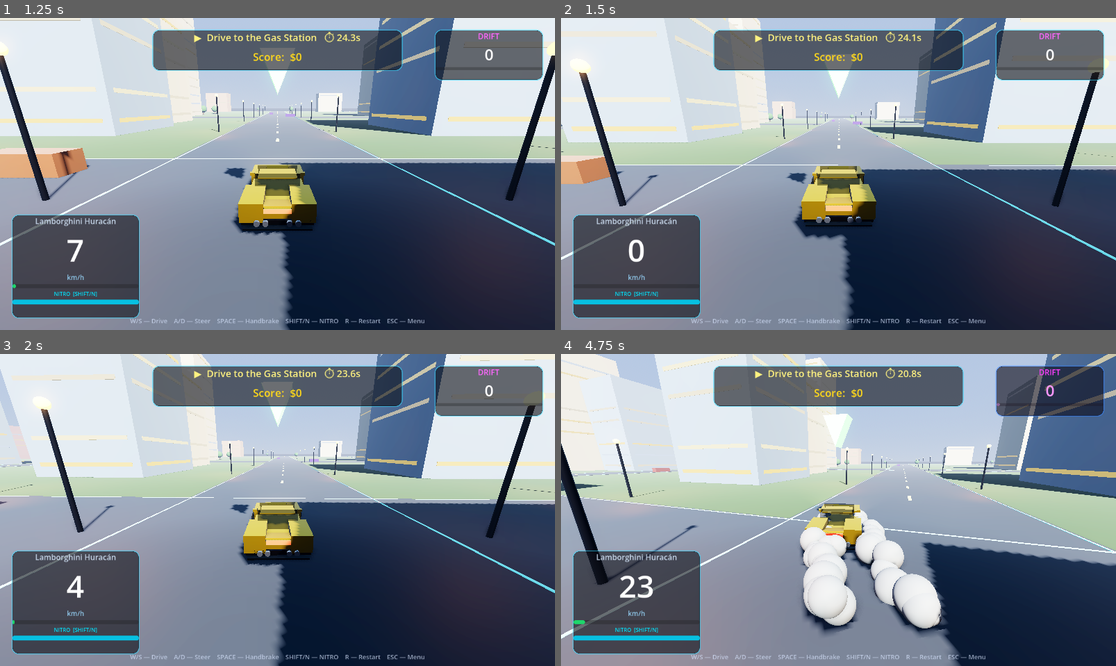
Above: before the commit, frames 1-4 (two rows, left to right).
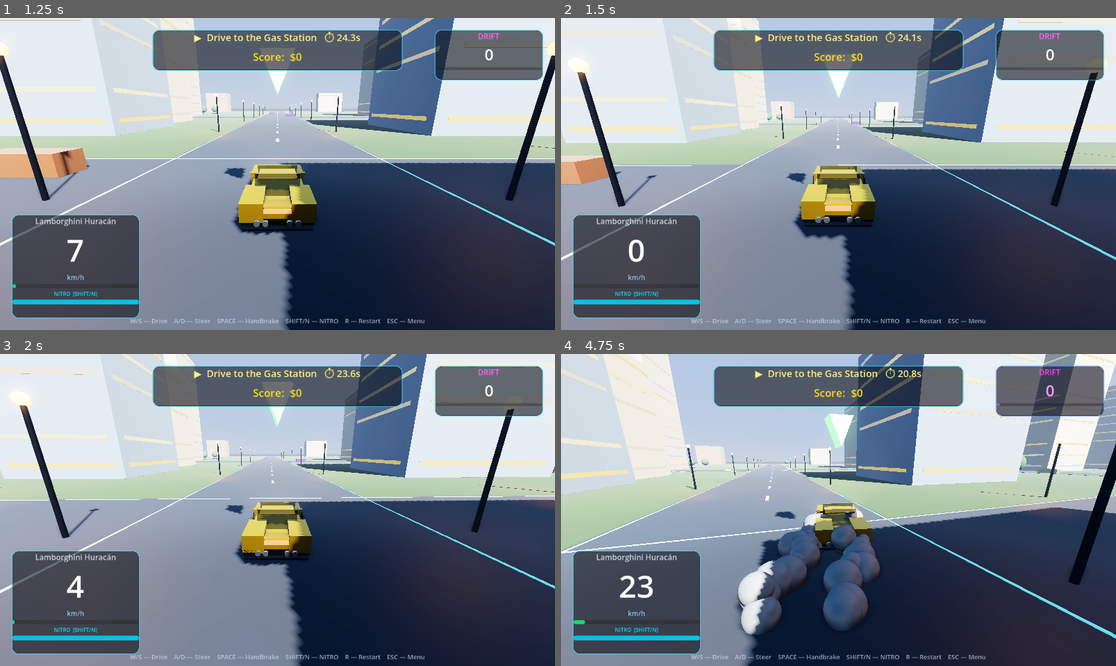
Above: after the commit, the same moments.

Repository: Raresney/games
Game: Godot game, scene res://scenes/main_menu.tscn
Same seed, same stepped clock (60 frames per second), same inputs: the game is played once before the commit and once after it.
Inputs:
- Up to frame 1 (1.25 s): click "▶ PLAY" at 0.5 s
- Up to frame 2 (1.5 s): tap Enter at 1.25 s; hold D (steer_right) from 1.28 s (still down); hold Shift (nitro) from 1.28 s (still down)
- Up to frame 3 (2 s): keep holding D (steer_right); keep holding Shift (nitro)
- Up to frame 4 (4.75 s): release D (steer_right) at 2.03 s; release Shift (nitro) at 2.03 s; hold S (brake) 2.03-2.78 s; tap Enter at 2.1, 3.6 s; hold D (steer_right) 2.78-3.53 s; hold Shift (nitro) 2.78-3.53 s; hold W (accelerate) 3.53-4.28 s; hold A (steer_left) from 4.28 s (still down); hold Shift (nitro) from 4.28 s (still down)

Frame 1 is identical in both runs. In frame 2, 2.2% of the frame differs, in the area x 0-100%, y 0-98%; in frame 3, 13%; in frame 4, 59%, in the area x 0-100%, y 0-100%.

Commit message:
Fix steering direction: invert steering and yaw assist to match reversed engine convention

Diff:
--- a/scripts/car.gd
+++ b/scripts/car.gd
@@ -67,9 +67,9 @@
 	var speed: float = linear_velocity.length()
 	var steer_input: float = Input.get_axis("steer_right", "steer_left")
 
-	# Steering
+	# Steering (inverted because car runs in reverse Godot direction)
 	var sf: float = clamp(1.0 - speed / 50.0, 0.22, 1.0)
-	steering = steer_input * max_steer_angle * sf
+	steering = -steer_input * max_steer_angle * sf
 
 	# Nitro: regenerates over time, consumed when held
 	var boost_active: bool = Input.is_action_pressed("nitro") and nitro > 1.0 and throttle > 0.0
@@ -129,10 +129,10 @@
 	var roll_vel: float = angular_velocity.dot(fwd_axis)
 	angular_velocity -= fwd_axis * roll_vel * 0.5
 
-	# Yaw assist
+	# Yaw assist (sign flipped to match steering inversion)
 	if abs(steer_input) > 0.05 and speed > 1.0:
 		var yaw_axis: Vector3 = transform.basis.y
-		var assist: float = -steer_input * mass * clamp(speed * 0.4, 1.0, 8.0)
+		var assist: float = steer_input * mass * clamp(speed * 0.4, 1.0, 8.0)
 		apply_torque(yaw_axis * assist)
 
 	# Restoring torque if very tilted
Not shown, added: scripts/traffic.gd.uid
